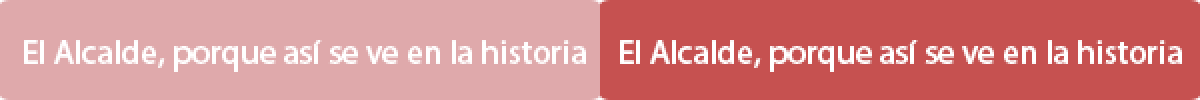
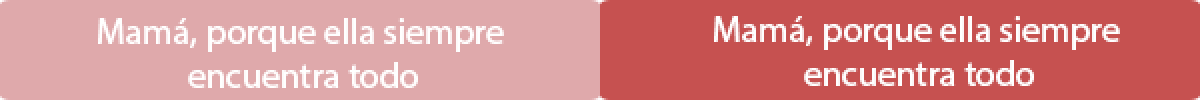
Two versions of the same layered image (1200 x 100). Layer-by-layer changes:
renamed "El Alcalde, porque así se ve en la historia copy" to "Mamá, porque ella siempre encuentra todo copy", painted on it over [620, 16, 1182, 86]
renamed "El Alcalde, porque así se ve en la historia" to "Mamá, porque ella siempre encuentra todo", painted on it over [24, 18, 586, 88]
